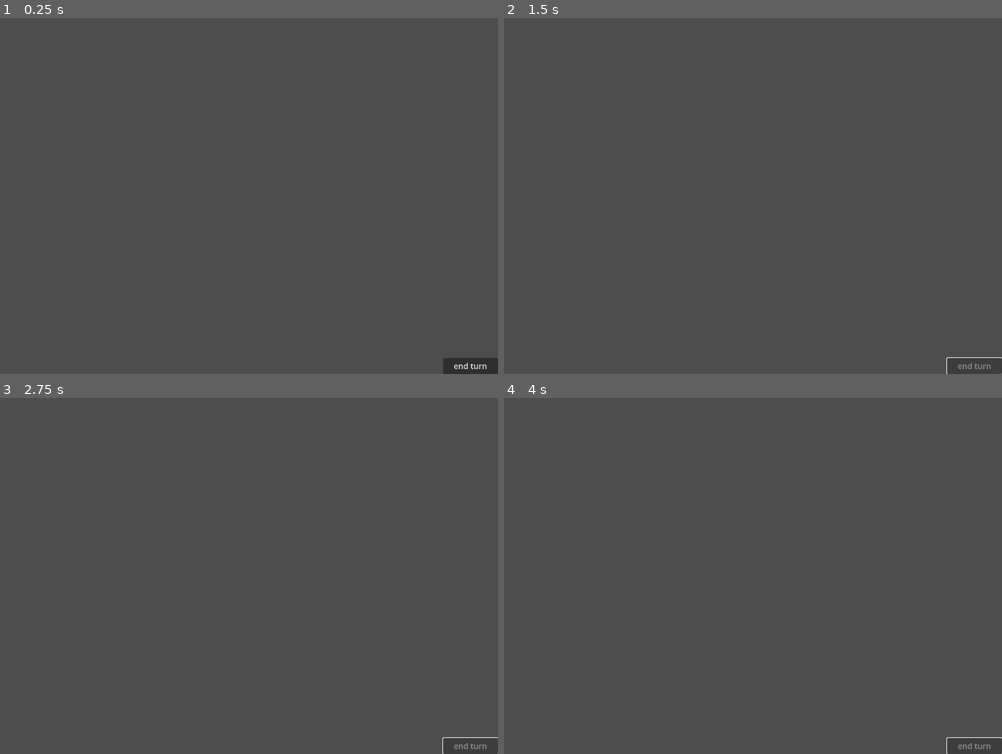
Above: before the commit, frames 1-4 (two rows, left to right).
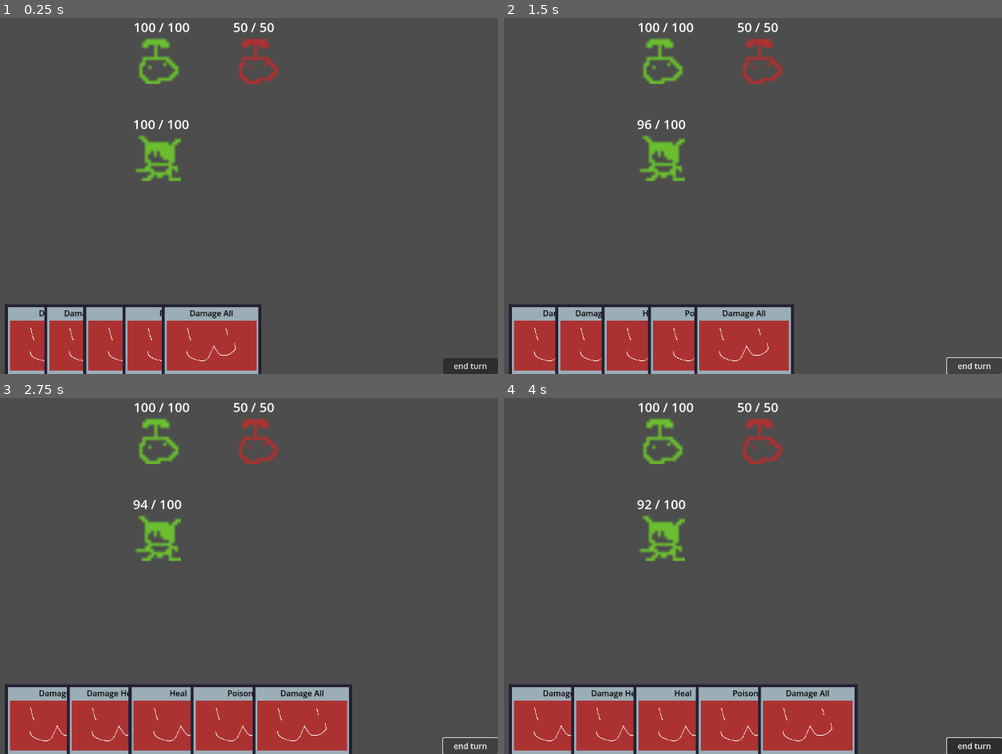
Above: after the commit, the same moments.

Repository: Saplings-Projects/1M_sub
Game: Godot game, scene res://#Scenes/TestingScene.tscn
Same seed, same stepped clock (60 frames per second), same inputs: the game is played once before the commit and once after it.
Inputs (mouse positions are in pixels of both pictures, inside the frame that each line leads up to):
- Up to frame 1 (0.25 s): no input
- Up to frame 2 (1.5 s): click "end turn" at 0.5 s; click (972, 366) at 1.25 s, where only the run after the commit has a clickable "end turn"
- Up to frame 3 (2.75 s): click (468, 746) at 2 s, where only the run after the commit has a clickable "end turn"
- Up to frame 4 (4 s): tap Enter at 2.75 s; move the mouse to (822, 558) at 2.77 s; hold Shift 2.78-3.5 s; click (822, 558) at 2.92 s; drag from (553, 593) to (653, 647) at 3.52 s

The runs differ from the first frame. In frame 1, 12% of the frame differs, in the area x 0-56%, y 1-100%; in frame 2, 13%; in frame 3, 15%; in frame 4, 16%, in the area x 0-98%, y 1-100%.

Commit message:
Modified resources cards to allow for scene to load
Got an error with scene being unable to load resources, had to change the resources files by hand

Diff:
--- a/Cards/Resource/Card_Damage.tres
+++ b/Cards/Resource/Card_Damage.tres
@@ -6,8 +6,8 @@
 script = ExtResource("1_44g0o")
 damage_to_apply_to_target = 3.0
 damage_to_apply_to_caster = 0.0
-buffs_to_apply_to_target = Array[Resource("res://Buffs/BuffBase.gd")]([])
-buffs_to_apply_to_caster = Array[Resource("res://Buffs/BuffBase.gd")]([])
+status_to_apply_to_target = Array[Resource("res://Status/StatusBase.gd")]([])
+status_to_apply_to_caster = Array[Resource("res://Status/StatusBase.gd")]([])
 affect_all_targets = false
 affect_all_casters = false
 application_type = 1
--- a/Cards/Resource/Card_DamageAll.tres
+++ b/Cards/Resource/Card_DamageAll.tres
@@ -6,8 +6,8 @@
 script = ExtResource("1_j02oq")
 damage_to_apply_to_target = 2.0
 damage_to_apply_to_caster = 0.0
-buffs_to_apply_to_target = Array[Resource("res://Buffs/BuffBase.gd")]([])
-buffs_to_apply_to_caster = Array[Resource("res://Buffs/BuffBase.gd")]([])
+status_to_apply_to_target = Array[Resource("res://Status/StatusBase.gd")]([])
+status_to_apply_to_caster = Array[Resource("res://Status/StatusBase.gd")]([])
 affect_all_targets = true
 affect_all_casters = false
 application_type = 1
--- a/Cards/Resource/Card_DamageHealth.tres
+++ b/Cards/Resource/Card_DamageHealth.tres
@@ -6,8 +6,8 @@
 script = ExtResource("1_ighm7")
 damage_to_apply_to_victim = 0.0
 damage_to_apply_to_attacker = 0.0
-buffs_to_apply_to_victim = Array[Resource("res://Buffs/BuffBase.gd")]([])
-buffs_to_apply_to_attacker = Array[Resource("res://Buffs/BuffBase.gd")]([])
+status_to_apply_to_victim = Array[Resource("res://Status/StatusBase.gd")]([])
+status_to_apply_to_attacker = Array[Resource("res://Status/StatusBase.gd")]([])
 application_type = 1
 card_title = "Damage Health"
 card_description = "Deal damage equal to health lost."
--- a/Cards/Resource/Card_EnemyAttack.tres
+++ b/Cards/Resource/Card_EnemyAttack.tres
@@ -6,8 +6,8 @@
 script = ExtResource("1_5s3qc")
 damage_to_apply_to_target = 1.0
 damage_to_apply_to_caster = 0.0
-buffs_to_apply_to_target = Array[Resource("res://Buffs/BuffBase.gd")]([])
-buffs_to_apply_to_caster = Array[Resource("res://Buffs/BuffBase.gd")]([])
+status_to_apply_to_target = Array[Resource("res://Status/StatusBase.gd")]([])
+status_to_apply_to_caster = Array[Resource("res://Status/StatusBase.gd")]([])
 affect_all_targets = false
 affect_all_casters = false
 application_type = 1
--- a/Cards/Resource/Card_Heal.tres
+++ b/Cards/Resource/Card_Heal.tres
@@ -6,8 +6,8 @@
 script = ExtResource("1_y1itd")
 damage_to_apply_to_target = 0.0
 damage_to_apply_to_caster = -1.0
-buffs_to_apply_to_target = Array[Resource("res://Buffs/BuffBase.gd")]([])
-buffs_to_apply_to_caster = Array[Resource("res://Buffs/BuffBase.gd")]([])
+status_to_apply_to_target = Array[Resource("res://Status/StatusBase.gd")]([])
+status_to_apply_to_caster = Array[Resource("res://Status/StatusBase.gd")]([])
 affect_all_targets = false
 affect_all_casters = false
 application_type = 0
--- a/Cards/Resource/Card_Poison.tres
+++ b/Cards/Resource/Card_Poison.tres
@@ -1,6 +1,6 @@
 [gd_resource type="Resource" script_class="CardBase" load_steps=4 format=3 uid="uid://ctx8jsvac84so"]
 
-[ext_resource type="Script" path="res://Buffs/Buff_Poison.gd" id="1_f6yj1"]
+[ext_resource type="Script" path="res://Status/Debuffs/Debuff_Poison.gd" id="1_f6yj1"]
 [ext_resource type="Script" path="res://Cards/CardBase.gd" id="1_u6k7h"]
 
 [sub_resource type="Resource" id="Resource_0h6wx"]
@@ -13,8 +13,8 @@
 script = ExtResource("1_u6k7h")
 damage_to_apply_to_target = 0.0
 damage_to_apply_to_caster = 0.0
-buffs_to_apply_to_target = Array[Resource("res://Buffs/BuffBase.gd")]([SubResource("Resource_0h6wx")])
-buffs_to_apply_to_caster = Array[Resource("res://Buffs/BuffBase.gd")]([])
+status_to_apply_to_target = Array[Resource("res://Status/StatusBase.gd")]([SubResource("Resource_0h6wx")])
+status_to_apply_to_caster = Array[Resource("res://Status/StatusBase.gd")]([])
 affect_all_targets = false
 affect_all_casters = false
 application_type = 1
--- a/Entity/Enemy/Enemy.tscn
+++ b/Entity/Enemy/Enemy.tscn
@@ -2,7 +2,7 @@
 
 [ext_resource type="Script" path="res://Entity/Enemy/Enemy.gd" id="1_ya6nf"]
 [ext_resource type="Script" path="res://Entity/Components/StatComponent.gd" id="2_twygh"]
-[ext_resource type="Script" path="res://Entity/Components/BuffComponent.gd" id="3_7qc0d"]
+[ext_resource type="Script" path="res://Entity/Components/StatusComponent.gd" id="3_7qc0d"]
 [ext_resource type="Script" path="res://Entity/Components/HealthComponent.gd" id="4_t7jp6"]
 [ext_resource type="Texture2D" uid="uid://bu626jwgp3r5x" path="res://Entity/Enemy/sapling.png" id="5_dxya8"]
 [ext_resource type="Script" path="res://Input/ClickHandler.gd" id="6_m32ri"]
@@ -23,7 +23,7 @@
 [node name="StatComponent" type="Node" parent="."]
 script = ExtResource("2_twygh")
 
-[node name="BuffComponent" type="Node" parent="."]
+[node name="StatusComponent" type="Node" parent="."]
 script = ExtResource("3_7qc0d")
 
 [node name="HealthComponent" type="Node" parent="."]
--- a/Entity/Player/Player.tscn
+++ b/Entity/Player/Player.tscn
@@ -2,7 +2,7 @@
 
 [ext_resource type="Script" path="res://Entity/Player/Player.gd" id="1_4qbo7"]
 [ext_resource type="Script" path="res://Entity/Components/StatComponent.gd" id="2_cf8lx"]
-[ext_resource type="Script" path="res://Entity/Components/BuffComponent.gd" id="3_l5gfj"]
+[ext_resource type="Script" path="res://Entity/Components/StatusComponent.gd" id="3_l5gfj"]
 [ext_resource type="Script" path="res://Entity/Components/HealthComponent.gd" id="4_8ip81"]
 [ext_resource type="Texture2D" uid="uid://cq1ii3ed6oels" path="res://Entity/Player/fauna.png" id="5_ygjep"]
 [ext_resource type="Script" path="res://Input/ClickHandler.gd" id="6_kgqto"]
@@ -21,7 +21,7 @@
 [node name="StatComponent" type="Node" parent="."]
 script = ExtResource("2_cf8lx")
 
-[node name="BuffComponent" type="Node" parent="."]
+[node name="StatusComponent" type="Node" parent="."]
 script = ExtResource("3_l5gfj")
 
 [node name="HealthComponent" type="Node" parent="."]
